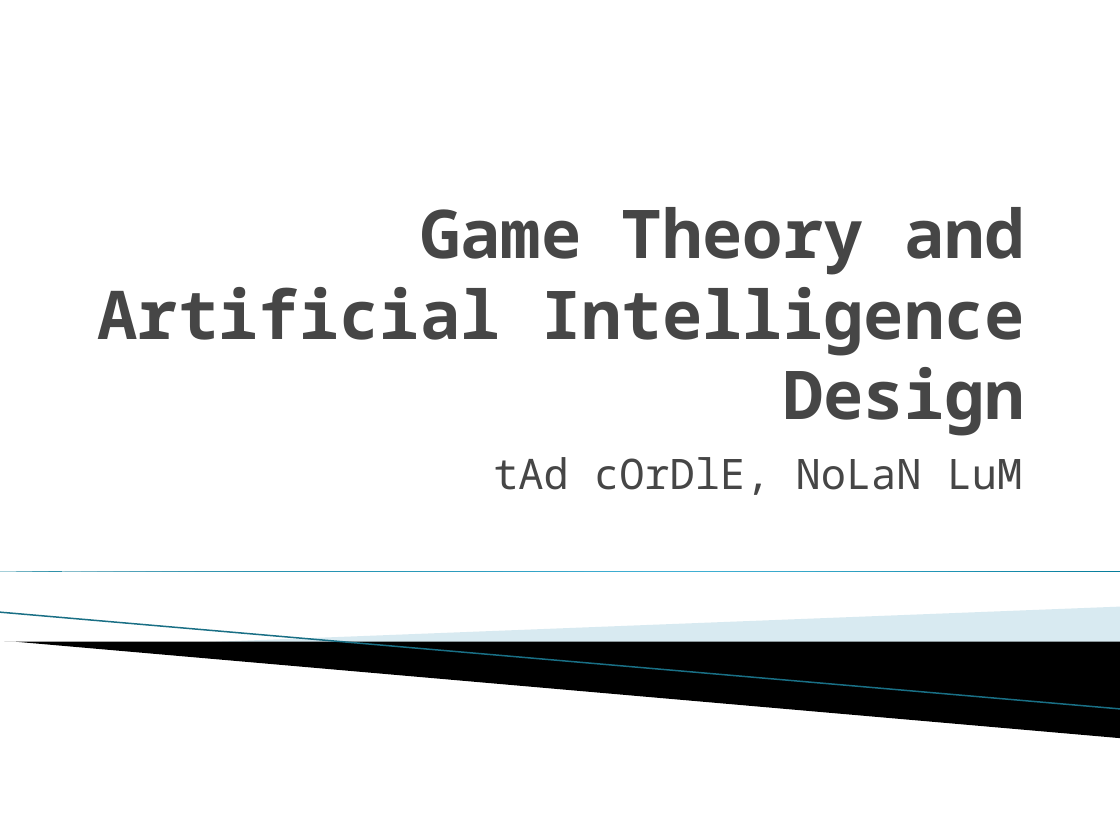
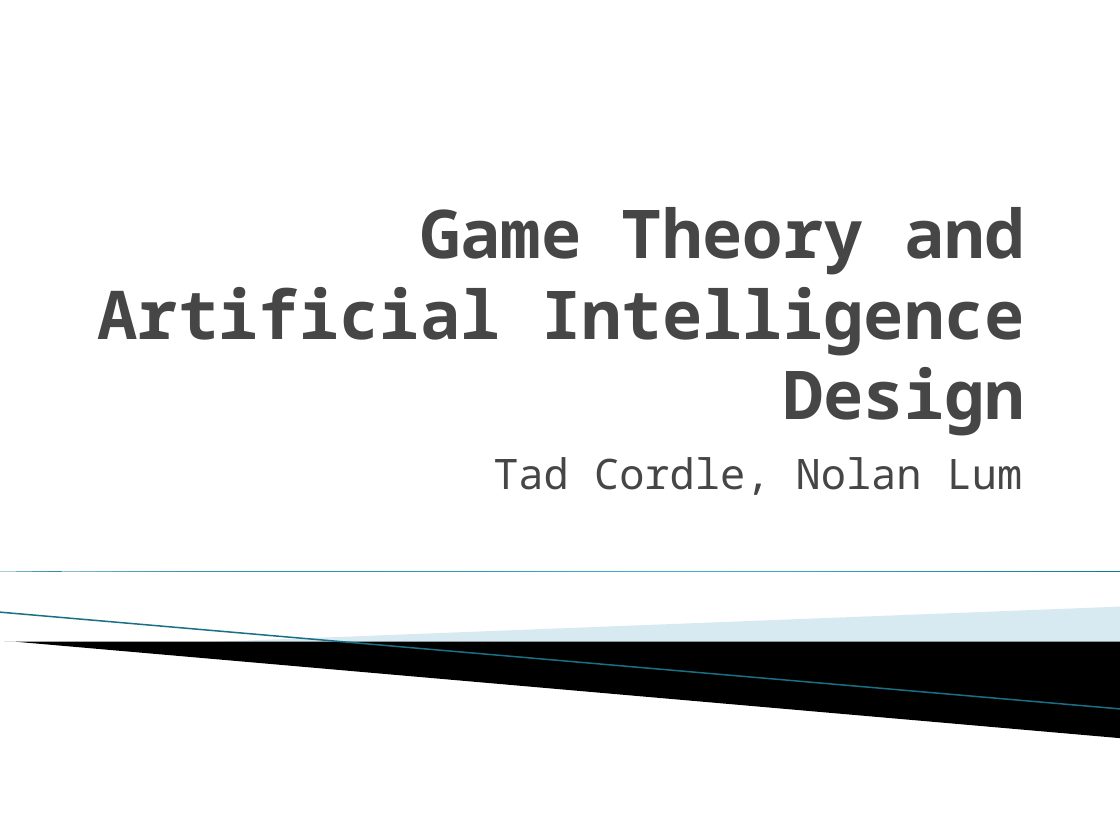
Before and after one commit to TadCordle/Senior-Project, a slide deck: slide 1 of Game Theory and Artificial Intelligence Design.pptx. Drawn at 1120x840 pixels with LibreOffice and Linux fonts; fonts in the diff are those of the drawing; background and template pictures are left out. Boxes give left, top, right and bottom in pixels: in the first picture for what was removed or moved away, otherwise in the second. Text is boxed around its words. In the diff, an @@ line names an element or a change of style, - is before the commit and + after.

```diff
--- a/Game Theory and Artificial Intelligence Design.pptx
+++ b/Game Theory and Artificial Intelligence Design.pptx
@@ subtitle at (493, 457, 1023, 495): text changed @@
-tAd cOrDlE, NoLaN LuM
+Tad Cordle, Nolan Lum
```
Also in this commit, not shown: 5 other slides changed, 17 slides added.
